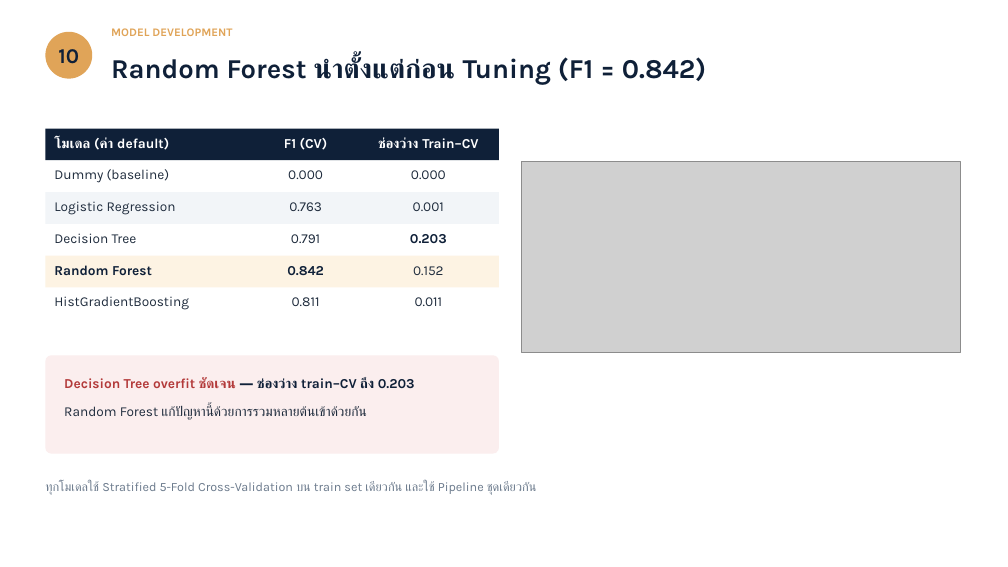
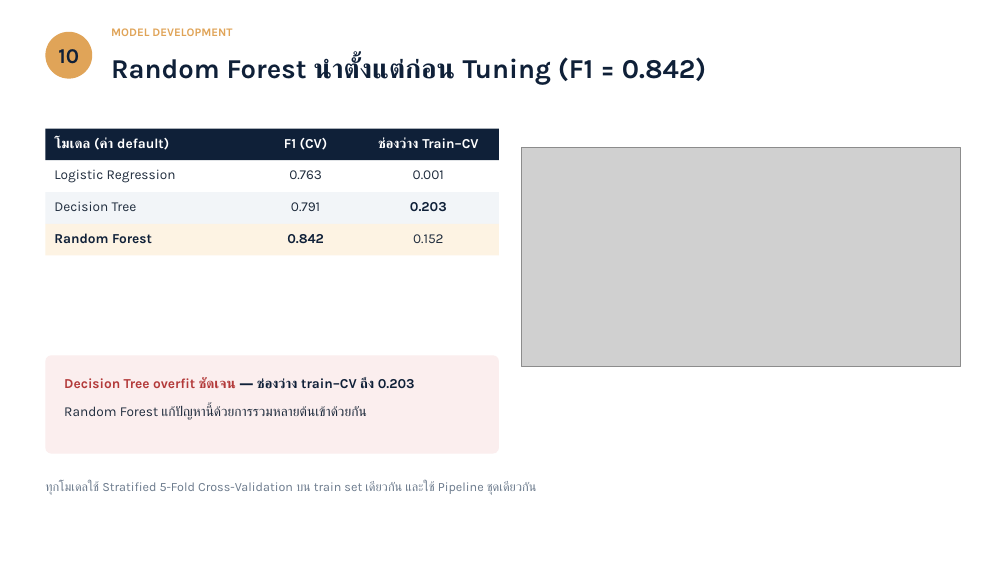
Before and after one commit to Hake2549/ML, a slide deck: slide 10 of slides/Hotel-Booking-Cancellation-Prediction.pptx. Drawn at 1008x567 pixels with LibreOffice and Linux fonts; fonts in the diff are those of the drawing; grey boxes stand for pictures. Boxes give left, top, right and bottom in pixels: in the first picture for what was removed or moved away, otherwise in the second. Text is boxed around its words. In the diff, an @@ line names an element or a change of style, - is before the commit and + after.

```diff
--- a/slides/Hotel-Booking-Cancellation-Prediction.pptx
+++ b/slides/Hotel-Booking-Cancellation-Prediction.pptx
@@ picture: place and size @@
-picture at [522, 161, 960, 352]
+picture at [522, 147, 960, 367]
@@ text removed at [54, 169, 169, 183] @@
-Dummy (baseline)
@@ text at [289, 170, 322, 179]: text changed @@
-0.000
+0.763
@@ text at [413, 170, 444, 179]: text changed @@
-0.000
+0.001
@@ text at [291, 202, 320, 211]: text changed @@
-0.763
+0.791
@@ text at [410, 202, 447, 211]: text changed; text colour #1F2C3D to #0F2038; bold on @@
-0.001
+0.203
@@ 5 texts, 1 rectangle: place and size @@
-5 texts, 1 rectangle at [45, 201, 499, 287]
+5 texts, 1 rectangle at [45, 169, 499, 256]
@@ text removed at [291, 234, 320, 243] @@
-0.791
@@ text removed at [410, 234, 447, 244] @@
-0.203
@@ text removed at [54, 296, 189, 310] @@
-HistGradientBoosting
@@ text removed at [292, 297, 320, 306] @@
-0.811
@@ text removed at [415, 297, 443, 306] @@
-0.011
```
Also in this commit, not shown: 4 other slides changed, 20 other files.
